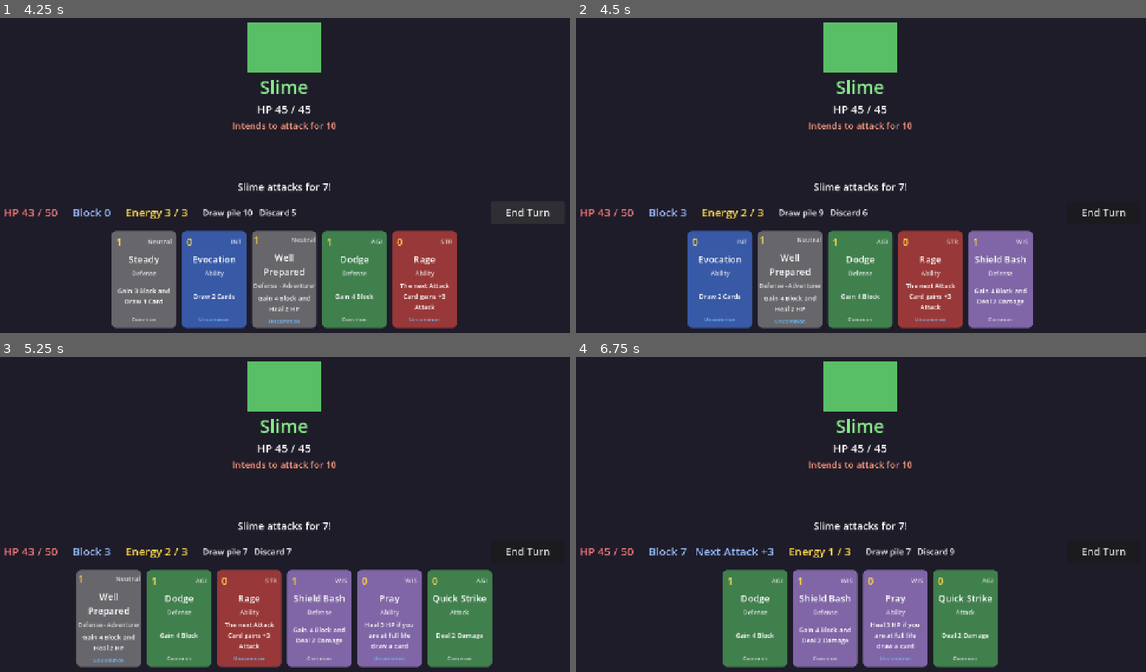
Above: before the commit, frames 1-4 (two rows, left to right).
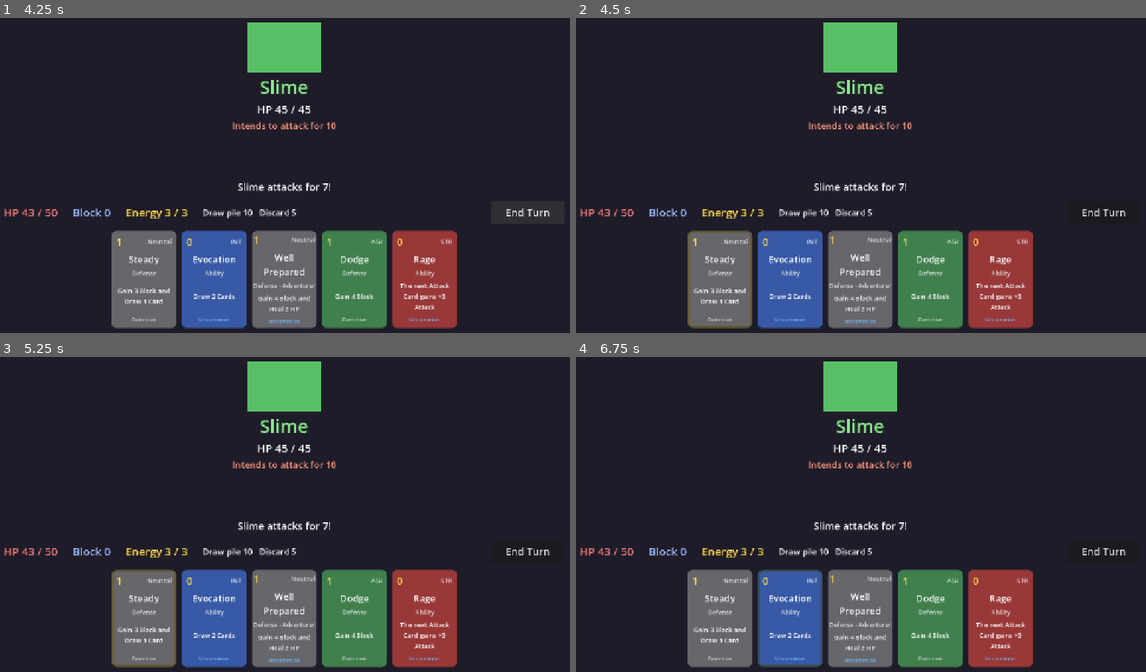
Above: after the commit, the same moments.

Repository: DustyOBrien/card-game
Game: Godot game, scene res://scenes/character_select.tscn
Two runs of this game, one before a commit and one after it. Both use one fixed random seed, a clock stepped at 60 frames per second and the inputs below.
Inputs (mouse positions are in pixels of both pictures, inside the frame that each line leads up to):
- Up to frame 1 (4.25 s): click "Choose Adventurer" at 0.5 s; click (62, 112) at 1.27 s; click "Start Battle" at 2 s; click "End Turn" at 2.75 s
- Up to frame 2 (4.5 s): click (718, 279) at 4.25 s
- Up to frame 3 (5.25 s): click (142, 618) at 5.02 s
- Up to frame 4 (6.75 s): click (684, 618) at 5.77 s; click (792, 618) at 6.52 s

Frame 1 is identical in both runs. In frame 2, 18% of the frame differs, in the area x 18-81%, y 60-99%; in frame 3, 22%, in the area x 13-87%, y 60-99%; in frame 4, 18%.

Commit message:
Play cards by dragging them, with a live preview
- Cards in battle are dragged up and dropped on a play zone above the
  hand; clicking no longer plays them (the deck builder still uses clicks)
- Uses Godot's built-in drag and drop: Card._get_drag_data() and the new
  PlayZone's _can_drop_data()/_drop_data()
- The drag preview shows what the card will do (bonuses included), and
  the HP/Block/Energy numbers it would change turn gold ("45 → 36")
- get_damage()/get_block() are shared by the preview and the real play

Co-Authored-By: Claude Opus 5.5 (1M context) <noreply@anthropic.com>
Claude-Session: https://claude.ai/code/session_01CUVK6GvsHNmAo5aDb8Qykf

Diff:
--- a/scenes/battle.tscn
+++ b/scenes/battle.tscn
@@ -2,6 +2,7 @@
 
 [ext_resource type="Script" path="res://scripts/battle.gd" id="1_battle"]
 [ext_resource type="Script" path="res://scripts/combatant.gd" id="2_combatant"]
+[ext_resource type="Script" path="res://scripts/play_zone.gd" id="3_play_zone"]
 
 [node name="Battle" type="Control"]
 layout_mode = 3
@@ -136,6 +137,42 @@
 theme_override_constants/separation = 12
 alignment = 1
 
+[node name="PlayZone" type="Control" parent="."]
+unique_name_in_owner = true
+layout_mode = 1
+anchor_right = 1.0
+anchor_bottom = 0.58
+grow_horizontal = 2
+script = ExtResource("3_play_zone")
+
+[node name="PlayZoneHint" type="ColorRect" parent="PlayZone"]
+unique_name_in_owner = true
+visible = false
+layout_mode = 1
+anchors_preset = 15
+anchor_right = 1.0
+anchor_bottom = 1.0
+offset_left = 24.0
+offset_top = 16.0
+offset_right = -24.0
+offset_bottom = -8.0
+grow_horizontal = 2
+grow_vertical = 2
+mouse_filter = 2
+color = Color(1, 0.85, 0.3, 0.08)
+
+[node name="HintLabel" type="Label" parent="PlayZone/PlayZoneHint"]
+layout_mode = 1
+anchors_preset = 10
+anchor_right = 1.0
+offset_top = 8.0
+offset_bottom = 34.0
+grow_horizontal = 2
+theme_override_colors/font_color = Color(1, 0.85, 0.3, 0.8)
+theme_override_font_sizes/font_size = 18
+text = "Drop here to play"
+horizontal_alignment = 1
+
 [node name="GameOverScreen" type="ColorRect" parent="."]
 unique_name_in_owner = true
 visible = false
--- a/scripts/battle.gd
+++ b/scripts/battle.gd
@@ -18,6 +18,7 @@
 const MAX_ENERGY := 3  # Energy you get each turn.
 const ENEMY_MIN_ATTACK := 6
 const ENEMY_MAX_ATTACK := 11
+const PREVIEW_COLOR := Color(1, 0.85, 0.3)  # Tint for numbers a dragged card would change.
 
 # The three card piles. `Array[CardData]` means "a list that only holds CardData".
 var draw_pile: Array[CardData] = []
@@ -30,6 +31,7 @@
 var next_defense_bonus := 0
 var enemy_next_attack := 0  # Chosen at the start of your turn, shown as the "intent".
 var game_over := false
+var dragged_card: CardData = null  # The card being dragged right now, if any.
 
 # References to nodes in the scene. $Name finds a direct child by name;
 # %Name finds any node marked as a "unique name" anywhere in this scene.
@@ -49,6 +51,8 @@
 @onready var game_over_screen: ColorRect = %GameOverScreen
 @onready var result_label: Label = %ResultLabel
 @onready var restart_button: Button = %RestartButton
+@onready var play_zone: PlayZone = %PlayZone
+@onready var play_zone_hint: Control = %PlayZoneHint
 @onready var change_deck_button: Button = %ChangeDeckButton
 
 
@@ -61,6 +65,7 @@
 	end_turn_button.pressed.connect(_on_end_turn_pressed)
 	restart_button.pressed.connect(start_battle)
 	change_deck_button.pressed.connect(_on_change_deck_pressed)
+	play_zone.card_dropped.connect(_on_card_played)  # Dropping a card plays it.
 
 	start_battle()
 
@@ -149,7 +154,7 @@
 	refresh_hand()
 
 
-# Called when a card in the hand emits its `played` signal.
+# Called when a card is dropped on the play zone (see play_zone.gd).
 func _on_card_played(card: CardData) -> void:
 	if game_over or card.cost > energy:
 		return
@@ -165,19 +170,15 @@
 	# Apply each effect the card has. A card can have several (Guarded Blow
 	# deals damage AND gives Block).
 	if card.damage > 0:
-		var damage := card.damage
+		enemy.take_damage(get_damage(card))
 		# Rage: an Attack card uses up the waiting attack bonus.
 		if card.has_type(CardData.CardType.ATTACK):
-			damage += next_attack_bonus
 			next_attack_bonus = 0
-		enemy.take_damage(damage)
 	if card.block > 0:
-		var block := card.block
+		player.gain_block(get_block(card))
 		# Brace: a Defense card uses up the waiting block bonus.
 		if card.has_type(CardData.CardType.DEFENSE):
-			block += next_defense_bonus
 			next_defense_bonus = 0
-		player.gain_block(block)
 	if card.heal > 0:
 		player.heal(card.heal)
 	if card.energy > 0:
@@ -199,6 +200,73 @@
 	refresh_hand()
 
 
+# How much damage this card would deal right now, including a Rage bonus.
+# Used both to play the card and to preview it, so the two always agree.
+func get_damage(card: CardData) -> int:
+	if card.damage == 0:
+		return 0
+	if card.has_type(CardData.CardType.ATTACK):
+		return card.damage + next_attack_bonus
+	return card.damage
+
+
+# The enemy's HP after this card hits. Enemy Block soaks up damage first,
+# just like in Combatant.take_damage().
+func enemy_hp_after(card: CardData) -> int:
+	return maxi(enemy.hp - maxi(get_damage(card) - enemy.block, 0), 0)
+
+
+# How much Block this card would give right now, including a Brace bonus.
+func get_block(card: CardData) -> int:
+	if card.block == 0:
+		return 0
+	if card.has_type(CardData.CardType.DEFENSE):
+		return card.block + next_defense_bonus
+	return card.block
+
+
+# The text in the banner above a dragged card, one effect per line.
+func describe_card(card: CardData) -> String:
+	var lines: Array[String] = []
+	if card.damage > 0:
+		lines.append("Deal %d damage" % get_damage(card))
+		lines.append("%s: %d → %d HP" % [enemy.display_name, enemy.hp, enemy_hp_after(card)])
+	if card.block > 0:
+		lines.append("Gain %d Block" % get_block(card))
+	if card.heal > 0:
+		lines.append("Heal %d HP" % card.heal)
+	if card.energy > 0:
+		lines.append("Gain %d Energy" % card.energy)
+	if card.lose_hp > 0:
+		lines.append("Lose %d HP" % card.lose_hp)
+	if card.draw_if_full_hp > 0 and player.hp == player.max_hp:
+		lines.append("Draw %d (full HP)" % card.draw_if_full_hp)
+	if card.draw > 0:
+		lines.append("Draw %d" % card.draw)
+	if card.discard > 0:
+		lines.append("Discard %d at random" % card.discard)
+	if card.next_attack_bonus > 0:
+		lines.append("Next Attack +%d" % card.next_attack_bonus)
+	if card.next_defense_bonus > 0:
+		lines.append("Next Defense +%d" % card.next_defense_bonus)
+	return "\n".join(lines)
+
+
+# Godot tells every node when a drag starts and ends. We use that to show
+# the drop zone and to preview the card's effect on the HP and Block numbers.
+func _notification(what: int) -> void:
+	if what == NOTIFICATION_DRAG_BEGIN:
+		var data = get_viewport().gui_get_drag_data()  # What's being dragged.
+		if data is CardData:
+			dragged_card = data
+			play_zone_hint.visible = true
+			update_ui()
+	elif what == NOTIFICATION_DRAG_END:
+		dragged_card = null
+		play_zone_hint.visible = false
+		update_ui()
+
+
 # Throw `amount` random cards from the hand into the discard pile.
 func discard_random_cards(amount: int) -> void:
 	var discarded: Array[String] = []
@@ -224,7 +292,7 @@
 		var card: Card = CARD_SCENE.instantiate()
 		hand_box.add_child(card)
 		card.setup(card_data)
-		card.played.connect(_on_card_played)
+		card.draggable = true  # In battle you drag cards up to play them.
 	update_ui()
 
 
@@ -250,9 +318,38 @@
 	energy_label.text = "Energy %d / %d" % [energy, MAX_ENERGY]
 	piles_label.text = "Draw pile %d   Discard %d" % [draw_pile.size(), discard_pile.size()]
 
-	# Grey out cards you can't afford.
+	# Grey out cards you can't afford, and tell each card what it would do.
 	for card: Card in hand_box.get_children():
 		card.disabled = game_over or card.card_data.cost > energy
+		card.preview_text = describe_card(card.card_data)
+
+	show_drag_preview()
+
+
+# While a card is being dragged, show "before -> after" on the numbers it
+# would change, in gold, so you can see what will happen before you drop it.
+func show_drag_preview() -> void:
+	var labels: Array[Label] = [enemy_hp_label, player_hp_label, player_block_label, energy_label]
+	for label in labels:
+		label.modulate = Color.WHITE  # Back to normal colours.
+	var card := dragged_card
+	if card == null:
+		return
+
+	if card.damage > 0:
+		enemy_hp_label.text = "HP %d → %d / %d" % [enemy.hp, enemy_hp_after(card), enemy.max_hp]
+		enemy_hp_label.modulate = PREVIEW_COLOR
+	if card.heal > 0 or card.lose_hp > 0:
+		var hp_after := mini(player.hp + card.heal, player.max_hp) - card.lose_hp
+		player_hp_label.text = "HP %d → %d / %d" % [player.hp, maxi(hp_after, 0), player.max_hp]
+		player_hp_label.modulate = PREVIEW_COLOR
+	if card.block > 0:
+		player_block_label.text = "Block %d → %d" % [player.block, player.block + get_block(card)]
+		player_block_label.modulate = PREVIEW_COLOR
+	var energy_after := energy - card.cost + card.energy
+	if energy_after != energy:
+		energy_label.text = "Energy %d → %d / %d" % [energy, energy_after, MAX_ENERGY]
+		energy_label.modulate = PREVIEW_COLOR
 
 
 func _on_enemy_died() -> void:
--- a/scripts/card.gd
+++ b/scripts/card.gd
@@ -2,15 +2,25 @@
 #
 # The script for ONE card on screen (scenes/card.tscn).
 # The card is a Button, so Godot already handles hovering and clicking.
-# When it's clicked, the card emits its own `played` signal and hands over
-# its CardData. The card doesn't know the rules of the game; the battle
-# script decides what playing the card actually does.
+#
+# A card works in one of two ways:
+#   - In the deck builder you CLICK it: it emits `clicked` with its CardData.
+#   - In battle you DRAG it (draggable = true): see _get_drag_data() below.
+# Either way, the card doesn't know the rules of the game; the screen that
+# owns it decides what clicking or playing it actually does.
 class_name Card
 extends Button
 
-signal played(card_data: CardData)
+signal clicked(card_data: CardData)
+
+const PREVIEW_LINE_HEIGHT := 26  # Height of one line in the drag preview banner.
+const PREVIEW_SCALE := 0.8  # The dragged card is a bit smaller, so it hides less of the screen.
 
 var card_data: CardData
+var draggable := false  # true in battle: drag to play instead of clicking.
+# What playing this card would do right now, e.g. "Deal 9 damage".
+# The battle fills this in, because only it knows about bonuses like Rage.
+var preview_text := ""
 
 # @onready means "fill this in when the node is ready", because child nodes
 # don't exist yet when the script is first created.
@@ -46,4 +56,68 @@
 
 
 func _on_pressed() -> void:
-	played.emit(card_data)
+	if not draggable:
+		clicked.emit(card_data)
+
+
+# ---------------------------------------------------------------------------
+# Drag and drop
+# ---------------------------------------------------------------------------
+# Godot has drag and drop built in. It takes three functions:
+#   1. _get_drag_data()  on the thing you drag     (this card): "what am I carrying?"
+#   2. _can_drop_data()  on the place you drop it  (play_zone.gd): "can I take it?"
+#   3. _drop_data()      on the place you drop it  (play_zone.gd): "here it is!"
+# Godot calls them for us when the mouse is held down and moved.
+
+# Called when you start dragging this card. Whatever we return is the
+# "data" being carried (our CardData). Returning null means "can't drag".
+func _get_drag_data(at_position: Vector2) -> Variant:
+	if not draggable or disabled:
+		return null  # Not in battle, or we can't afford it.
+	# The drag preview is what follows the mouse. We build one that looks
+	# like this card, with a banner on top saying what will happen.
+	set_drag_preview(make_drag_preview(at_position))
+	modulate.a = 0.35  # Fade the card left behind in the hand.
+	return card_data
+
+
+# Godot sends every node a notification when a drag ends (dropped or not).
+func _notification(what: int) -> void:
+	if what == NOTIFICATION_DRAG_END:
+		modulate.a = 1.0
+
+
+func make_drag_preview(at_position: Vector2) -> Control:
+	var lines := preview_text.split("\n")
+	var banner_height := lines.size() * PREVIEW_LINE_HEIGHT + 12
+
+	# A plain Control holds the banner and card, so we can move both together.
+	var holder := Control.new()
+
+	var banner := PanelContainer.new()
+	var style := StyleBoxFlat.new()
+	style.bg_color = Color(0.08, 0.08, 0.1, 0.92)
+	style.border_color = Color(1, 0.85, 0.3)
+	style.set_border_width_all(2)
+	style.set_corner_radius_all(8)
+	banner.add_theme_stylebox_override("panel", style)
+	banner.custom_minimum_size = Vector2(size.x * PREVIEW_SCALE + 40, banner_height)
+	var banner_label := Label.new()
+	banner_label.text = preview_text
+	banner_label.add_theme_font_size_override("font_size", 18)
+	banner_label.horizontal_alignment = HORIZONTAL_ALIGNMENT_CENTER
+	banner_label.vertical_alignment = VERTICAL_ALIGNMENT_CENTER
+	banner.add_child(banner_label)
+	holder.add_child(banner)
+
+	# duplicate() makes a copy of this card, labels and colours included.
+	var copy: Card = duplicate()
+	copy.disabled = false
+	copy.size = size
+	copy.scale = Vector2(PREVIEW_SCALE, PREVIEW_SCALE)
+	holder.add_child(copy)
+
+	# Keep the card under the mouse where you grabbed it, banner just above.
+	copy.position = -at_position * PREVIEW_SCALE
+	banner.position = copy.position - Vector2(20, banner_height + 6)
+	return holder
--- a/scripts/deck_builder.gd
+++ b/scripts/deck_builder.gd
@@ -61,7 +61,7 @@
 		var card: Card = CARD_SCENE.instantiate()
 		cell.add_child(card)
 		card.setup(card_data)
-		card.played.connect(_on_pool_card_clicked)  # Reusing the card's own "played" signal.
+		card.clicked.connect(_on_pool_card_clicked)
 
 		var count_label := Label.new()
 		count_label.horizontal_alignment = HORIZONTAL_ALIGNMENT_CENTER
--- /dev/null
+++ b/scripts/play_zone.gd
@@ -0,0 +1,20 @@
+# play_zone.gd
+#
+# The invisible area above your hand in battle. Drop a card here to play it.
+# It's the "drop" half of Godot's drag and drop (card.gd is the "drag" half).
+# It doesn't play the card itself: it just tells the battle with a signal.
+class_name PlayZone
+extends Control
+
+signal card_dropped(card_data: CardData)
+
+
+# Godot asks this over and over while you drag over the zone:
+# "would you accept this if it were dropped right here?"
+func _can_drop_data(_at_position: Vector2, data: Variant) -> bool:
+	return data is CardData  # Only cards, nothing else.
+
+
+# The card was let go over the zone.
+func _drop_data(_at_position: Vector2, data: Variant) -> void:
+	card_dropped.emit(data)
Binary file changed: docs/screenshot.png
Not shown, added: scripts/play_zone.gd.uid
Not shown, changed: README.md
